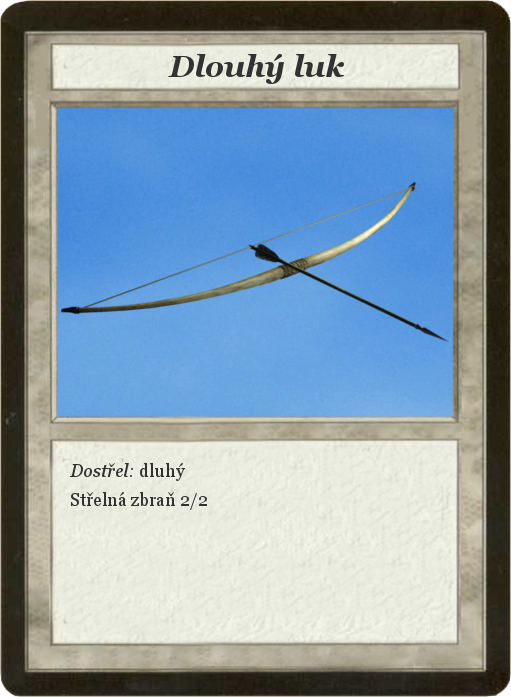
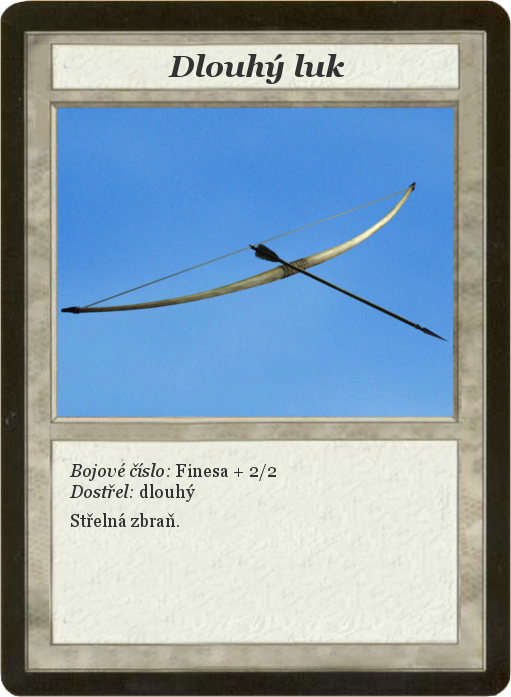
Before/after of a 511px x 697px layered artwork. What changed in the layer stack:
renamed "Dostřel: dluhý ..." to "Bojové číslo: Finesa + 2/2 ...", painted on it over [69,463,276,527]
